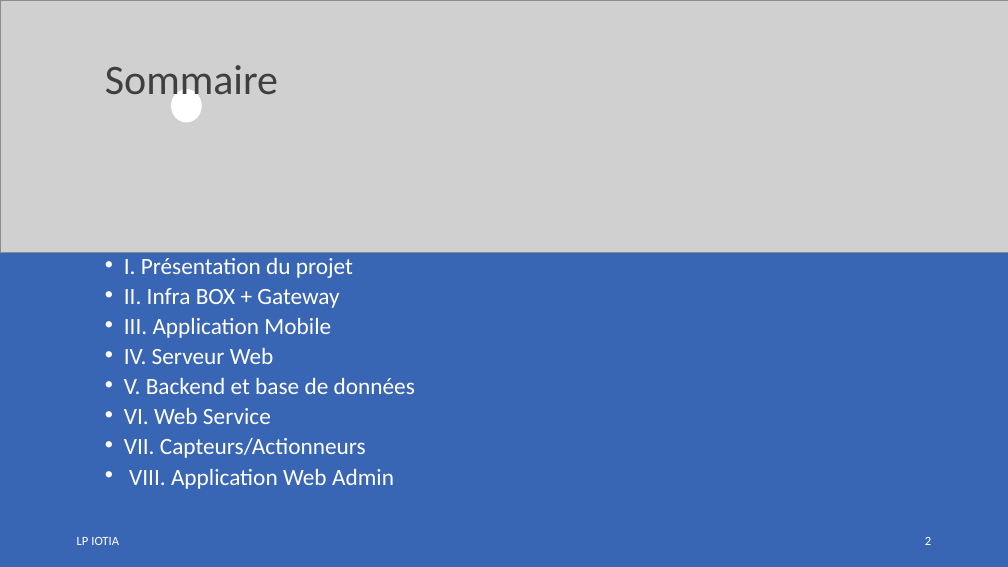
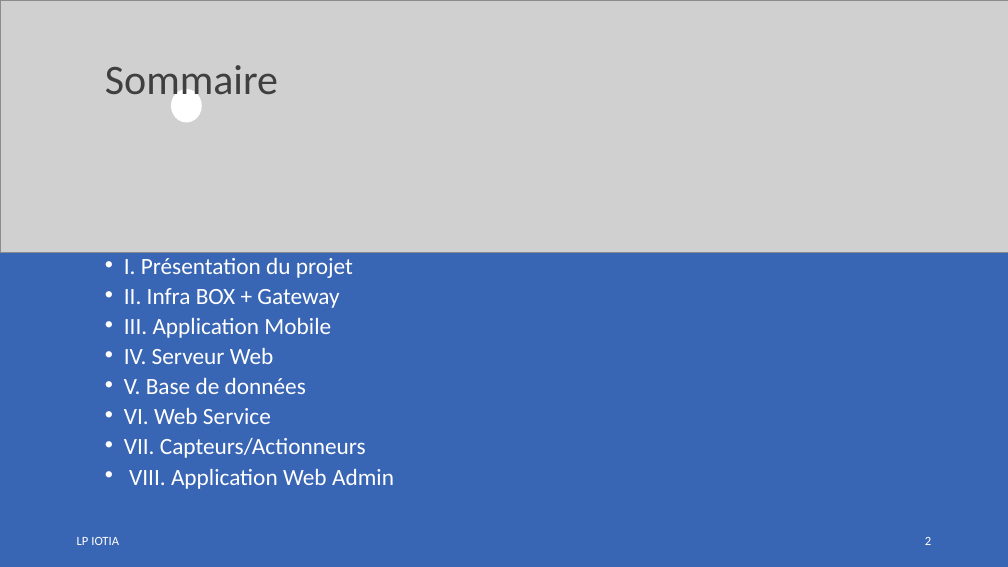
Before and after one commit to LENSAlex/ProjetIotia, a slide deck: slide 2 of Diapo_commun/PresentationCommune.pptx. Drawn at 1008x567 pixels with LibreOffice and Linux fonts; fonts in the diff are those of the drawing; grey boxes stand for pictures. Boxes give left, top, right and bottom in pixels: in the first picture for what was removed or moved away, otherwise in the second. Text is boxed around its words. In the diff, an @@ line names an element or a change of style, - is before the commit and + after.

```diff
--- a/Diapo_commun/PresentationCommune.pptx
+++ b/Diapo_commun/PresentationCommune.pptx
@@ text at (x1=124, y1=378, x2=306, y2=394): text changed @@
-• V. Backend et base de données
+• V. Base de données
```
Also in this commit, not shown: 1 other slide changed.
